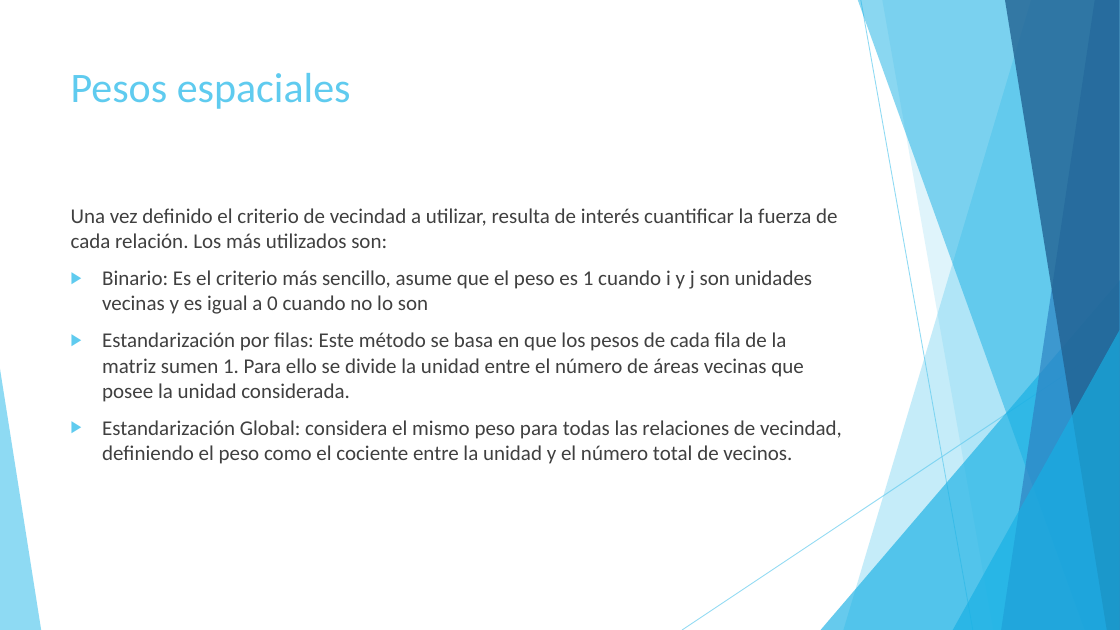
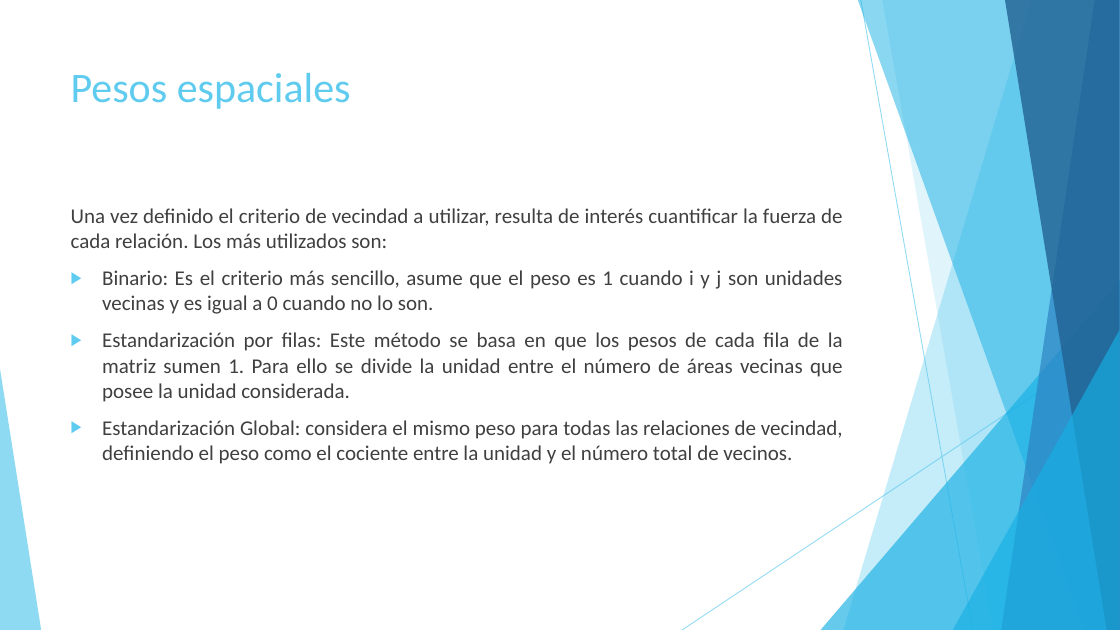
Before and after one commit to Seferra18/Tesina, a slide deck: slide 13 of ppt.pptx (slide 10 before the commit). Drawn at 1120x630 pixels with LibreOffice and Linux fonts; fonts in the diff are those of the drawing. Boxes give left, top, right and bottom in pixels: in the first picture for what was removed or moved away, otherwise in the second. Text is boxed around its words. In the diff, an @@ line names an element or a change of style, - is before the commit and + after.

```diff
--- a/ppt.pptx
+++ b/ppt.pptx
@@ text at (x1=71, y1=208, x2=843, y2=464): alignment left to justified @@
@@ text at (x1=102, y1=270, x2=843, y2=314): text changed @@
-▶ Binario: Es el criterio más sencillo, asume que el peso es 1 cuando i y j son unidades vecinas y es igual a 0 cuando no lo son
+▶ Binario: Es el criterio más sencillo, asume que el peso es 1 cuando i y j son unidades vecinas y es igual a 0 cuando no lo son.
```
Also in this commit, not shown: 11 other slides changed, 8 slides added.
